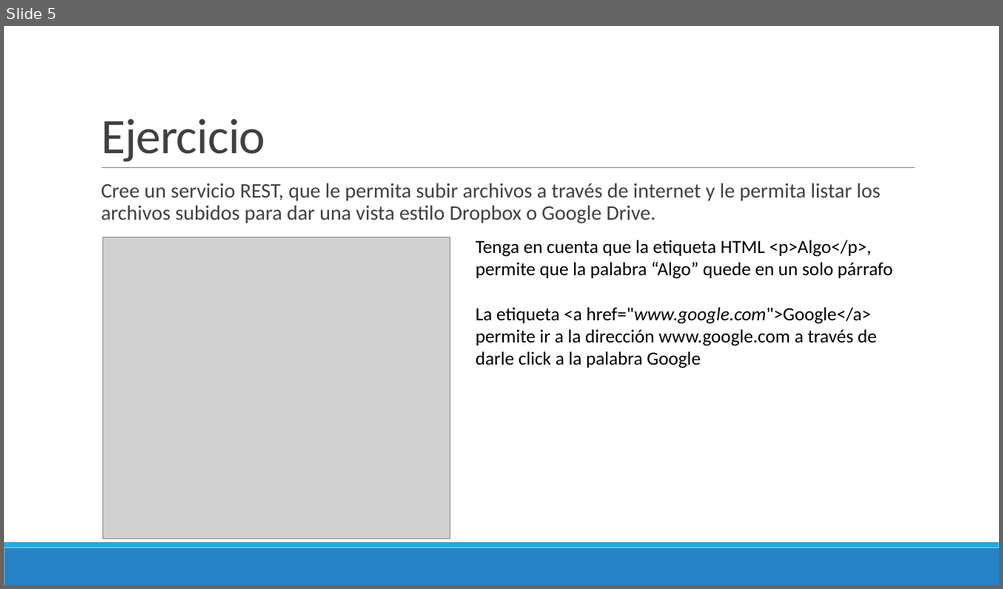
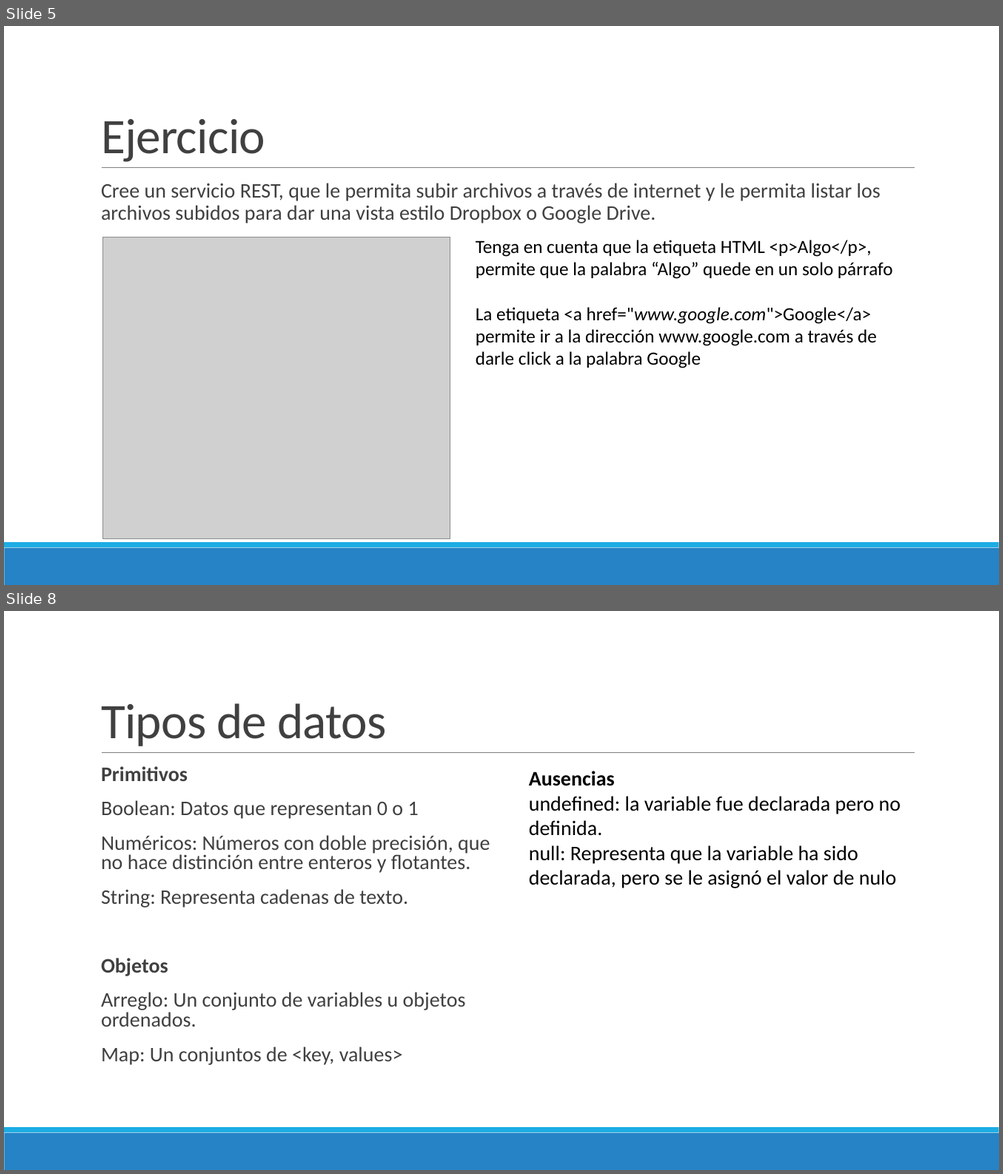
Before and after one commit to Domiciano/ProgramacionEnRed191, a slide deck: Semana 15/Presentación.pptx. Shown one above the other, each under a label of ours: slide 5 before the commit, slides 5 and 8 after it; the slides between them are not shown. The pictures are 1003x589 and 1003x1174 pixels, drawn with LibreOffice and Linux fonts; fonts in the diff are those of the drawing; grey boxes stand for pictures. Boxes give left, top, right and bottom in pixels: in the first picture for what was removed or moved away, otherwise in the second. Text is boxed around its words. In the diff, an @@ line names an element or a change of style, - is before the commit and + after.

```diff
--- a/Semana 15/Presentación.pptx
+++ b/Semana 15/Presentación.pptx
@@ slide 8 added at (4, 611, 999, 1170), background #FFFFFF; not listed: 3 template elements that a slide beside it also shows @@
@@ title added at (101, 703, 387, 746), 48 pt, text #404040 @@
+Tipos de datos
@@ text added at (101, 766, 489, 1065), 20 pt, text #404040 @@
+  Primitivos
+  Boolean: Datos que representan 0 o 1
+  Numéricos: Números con doble precisión, que no hace distinción entre enteros y flotantes.
+  String: Representa cadenas de texto.
+  Objetos
+  Arreglo: Un conjunto de variables u objetos ordenados.
+  Map: Un conjuntos de <key, values>
@@ text added at (529, 771, 901, 889), 20 pt, text #000000 @@
+Ausencias
+undefined: la variable fue declarada pero no definida.
+null: Representa que la variable ha sido declarada, pero se le asignó el valor de nulo
```
Also in this commit, not shown: 12 other slides added.
